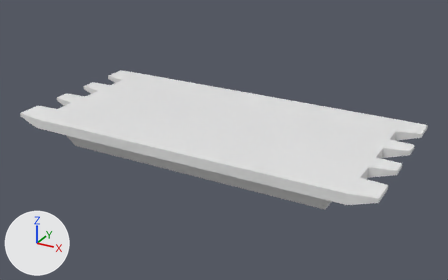
The FBX model Assets/Assets/Vehicule/SM_vehicule_plateforme.fbx, before and after one commit.
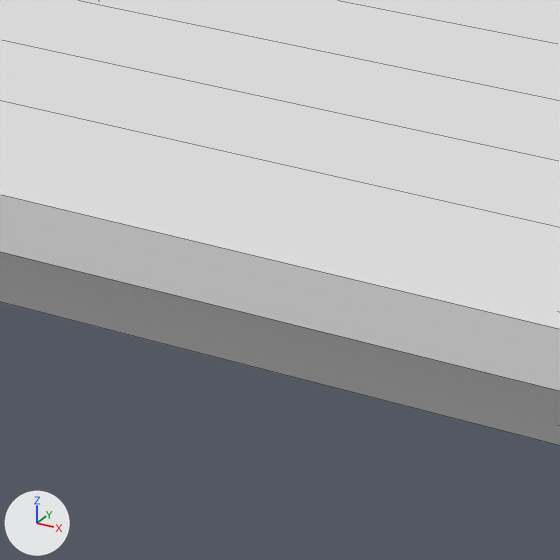
Each version is shown whole from a 50 mm lens placed at (1.538, -2.741, 1.284), pointed at (0.042, -0.021, -0.076), then close up on the part from 28% to 49% of the width and 39% to 72% of the height. The lights are fixed; the arrows at lower left show +X, +Y and +Z. The close-ups show mesh edges as thin lines. Materials are left out; every surface is plain grey. Where no turn or scale is listed for an object, it has been applied to the vertices. Vertices at the same position are counted once.

The first close-up shows 'vehicule_plateforme'.
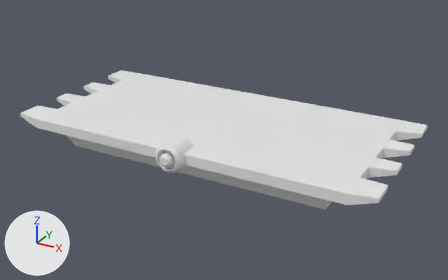
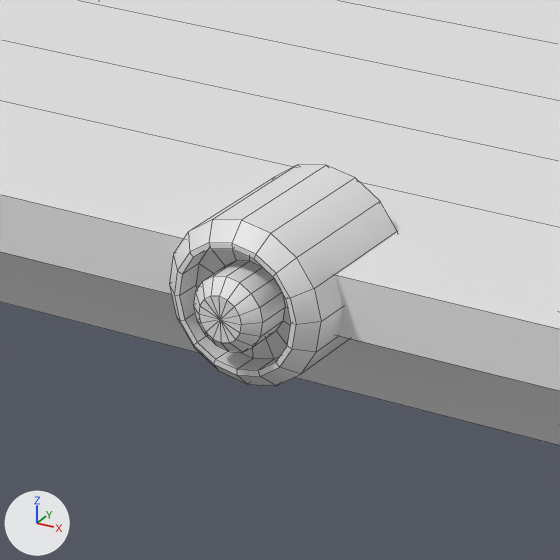
Where the newer file only moved an object's origin or applied its transform, the numbers keep the older frame.

Scene script edits in JSON lines:
```json
{"block": "me_mesh", "where": "# used by ob_vehicule_plateforme; location = (0.0, 0.0, 0.0)"}
{"op": "remove", "block": "me_mesh", "code": "me_mesh.from_pydata(...)  # 116 vertices, 116 faces; spans x -1.01..1.01, y -0.47..0.47, z -0.19..0.03"}
{"op": "add", "block": "me_mesh", "code": "me_mesh.from_pydata(...)  # 262 vertices, 276 faces; spans x -1.01..1.01, y -0.54..0.47, z -0.19..0.07"}
{"block": "me_mesh", "change": "me_mesh part 1: a new loose piece of 146 vertices spanning x -0.07..0.07, y -0.54..-0.36, z -0.07..0.07"}
```

Location of each change, [x1, y1, x2, y2] in pixels of the close-ups (560 x 560 px):
```json
{"part": 1, "of": "me_mesh", "change": "added", "after": [169, 165, 397, 386]}
```
